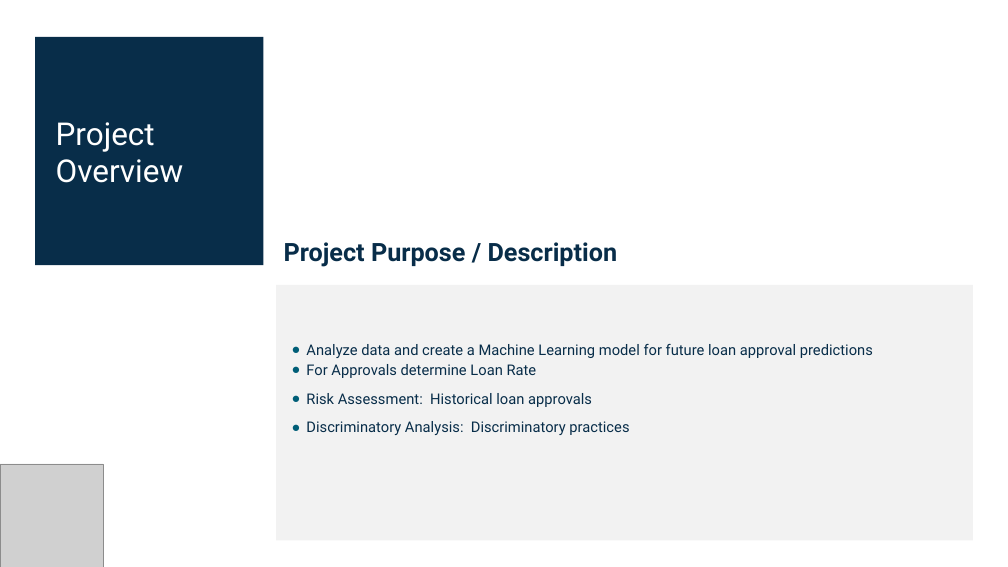
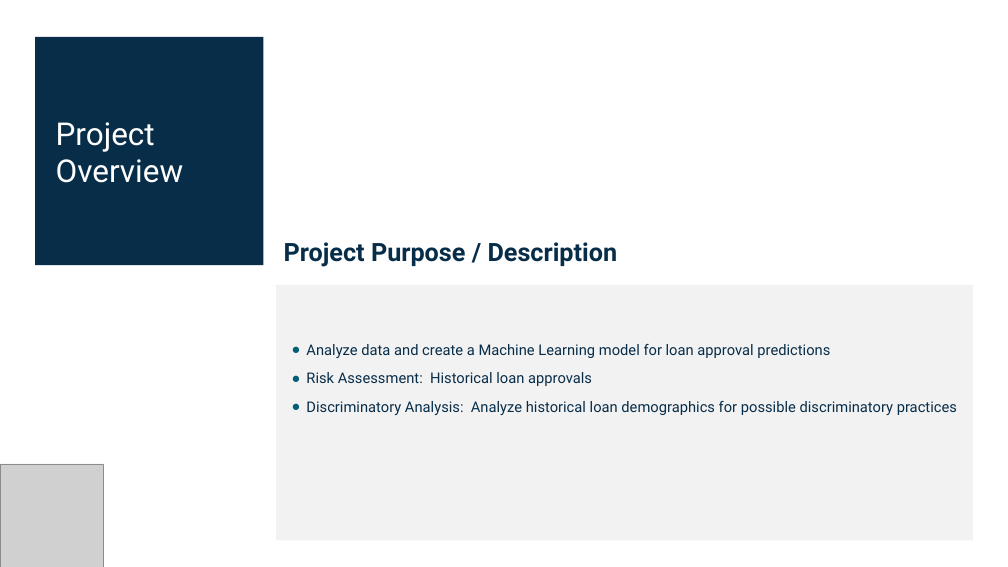
Before and after one commit to Pete1001/ML-Bank, a slide deck: slide 2 of Resources/ML-Bank.pptx. Drawn at 1008x567 pixels with LibreOffice and Linux fonts; fonts in the diff are those of the drawing; grey boxes stand for pictures. Boxes give left, top, right and bottom in pixels: in the first picture for what was removed or moved away, otherwise in the second. Text is boxed around its words. In the diff, an @@ line names an element or a change of style, - is before the commit and + after.

```diff
--- a/Resources/ML-Bank.pptx
+++ b/Resources/ML-Bank.pptx
@@ text at (306,344,830,358): text changed @@
-● Analyze data and create a Machine Learning model for future loan approval predictions
-      ● For Approvals determine Loan Rate
+● Analyze data and create a Machine Learning model for loan approval predictions
@@ text at (306,401,957,415): text changed @@
-● Discriminatory Analysis: Discriminatory practices
+● Discriminatory Analysis: Analyze historical loan demographics for possible discriminatory practices
```
Also in this commit, not shown: 7 other slides changed, 3 slides added.
